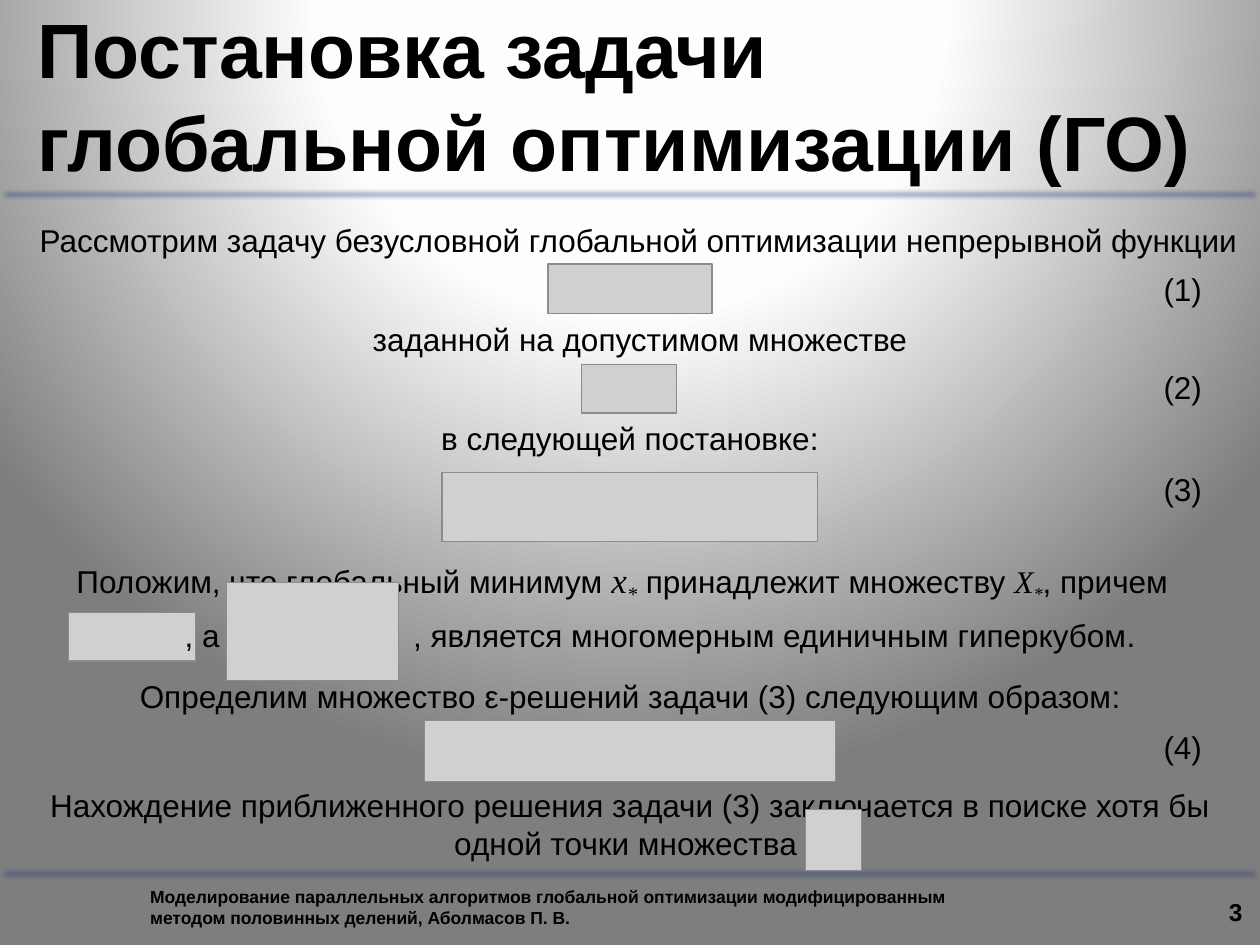
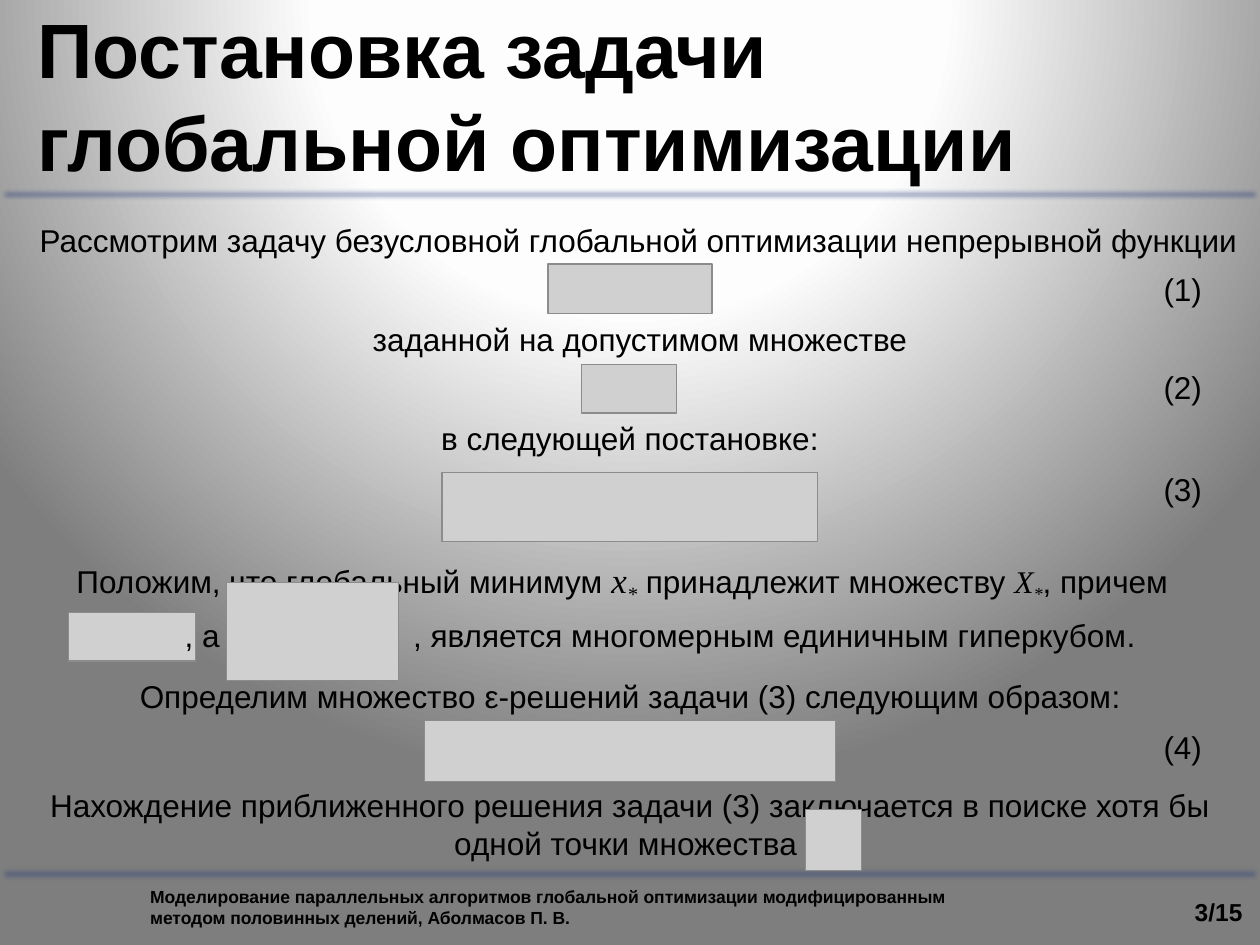
Before and after one commit to graf-abolmasov/PGraph, a slide deck: slide 3 of documentation/Презентация.pptx. Drawn at 1260x945 pixels with LibreOffice and Linux fonts; fonts in the diff are those of the drawing; grey boxes stand for pictures; background and template pictures are left out. Boxes give left, top, right and bottom in pixels: in the first picture for what was removed or moved away, otherwise in the second. Text is boxed around its words. In the diff, an @@ line names an element or a change of style, - is before the commit and + after.

```diff
--- a/documentation/Презентация.pptx
+++ b/documentation/Презентация.pptx
@@ title at bbox=[37, 17, 1015, 185]: text changed @@
-Постановка задачи глобальной оптимизации (ГО)
+Постановка задачи глобальной оптимизации
@@ page number at bbox=[1195, 903, 1243, 922]: text changed @@
-3
+3/15
```
Also in this commit, not shown: 9 other slides changed, 1 slide removed, 6 other files.
